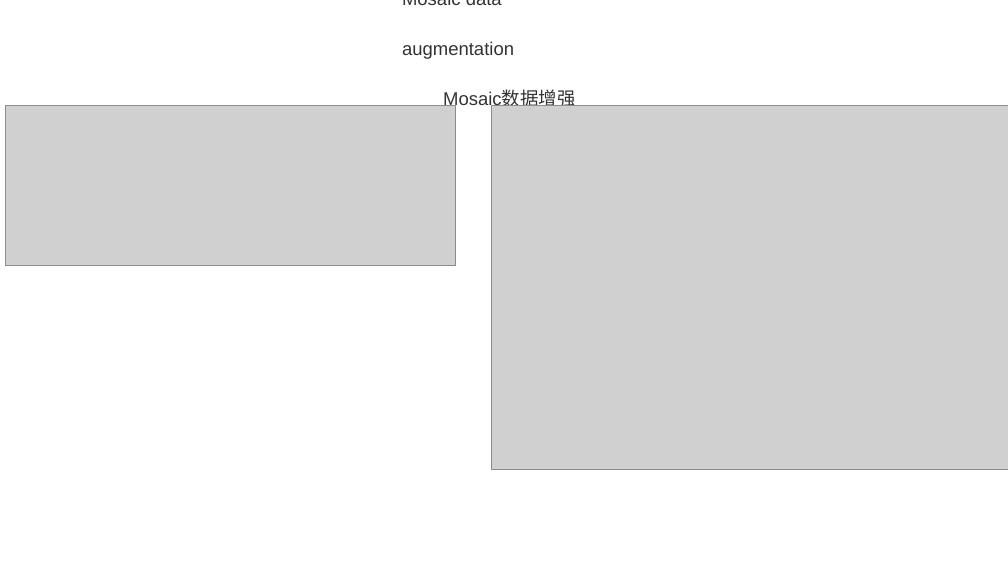
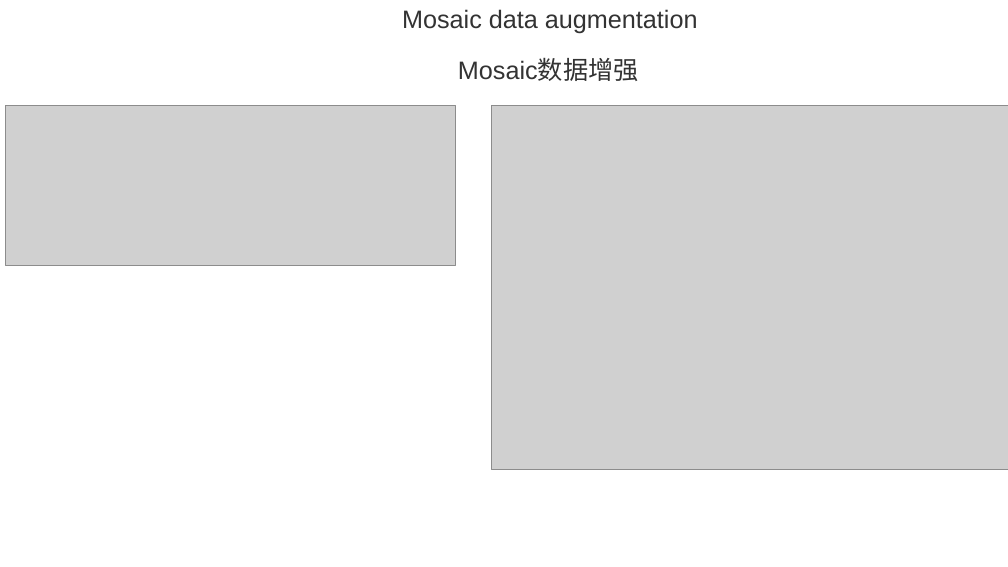
Before and after one commit to Adnios/DVS-gesture_recognition, a slide deck: slide 7 of tracking/YOLOv4.pptx (slide 6 before the commit). Drawn at 1008x567 pixels with LibreOffice and Linux fonts; fonts in the diff are those of the drawing; grey boxes stand for pictures. Boxes give left, top, right and bottom in pixels: in the first picture for what was removed or moved away, otherwise in the second. Text is boxed around its words. In the diff, an @@ line names an element or a change of style, - is before the commit and + after.

```diff
--- a/tracking/YOLOv4.pptx
+++ b/tracking/YOLOv4.pptx
@@ text "Mosaic data augmentation" at (402, 9, 698, 81): size 17.6 to 24 pt @@
```
Also in this commit, not shown: 4 other slides changed, 10 slides added, 1 slide removed, 11 other files.
